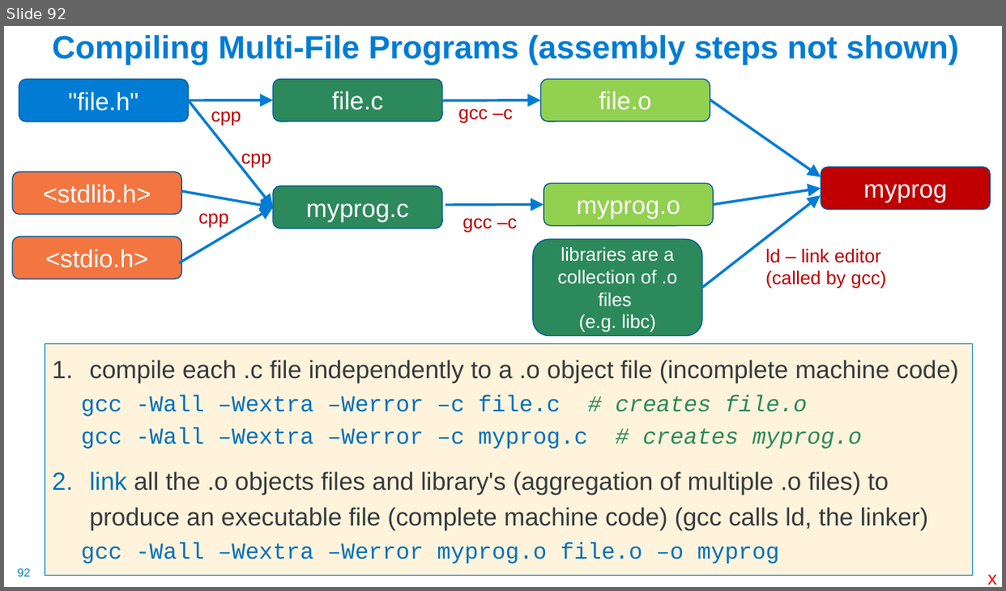
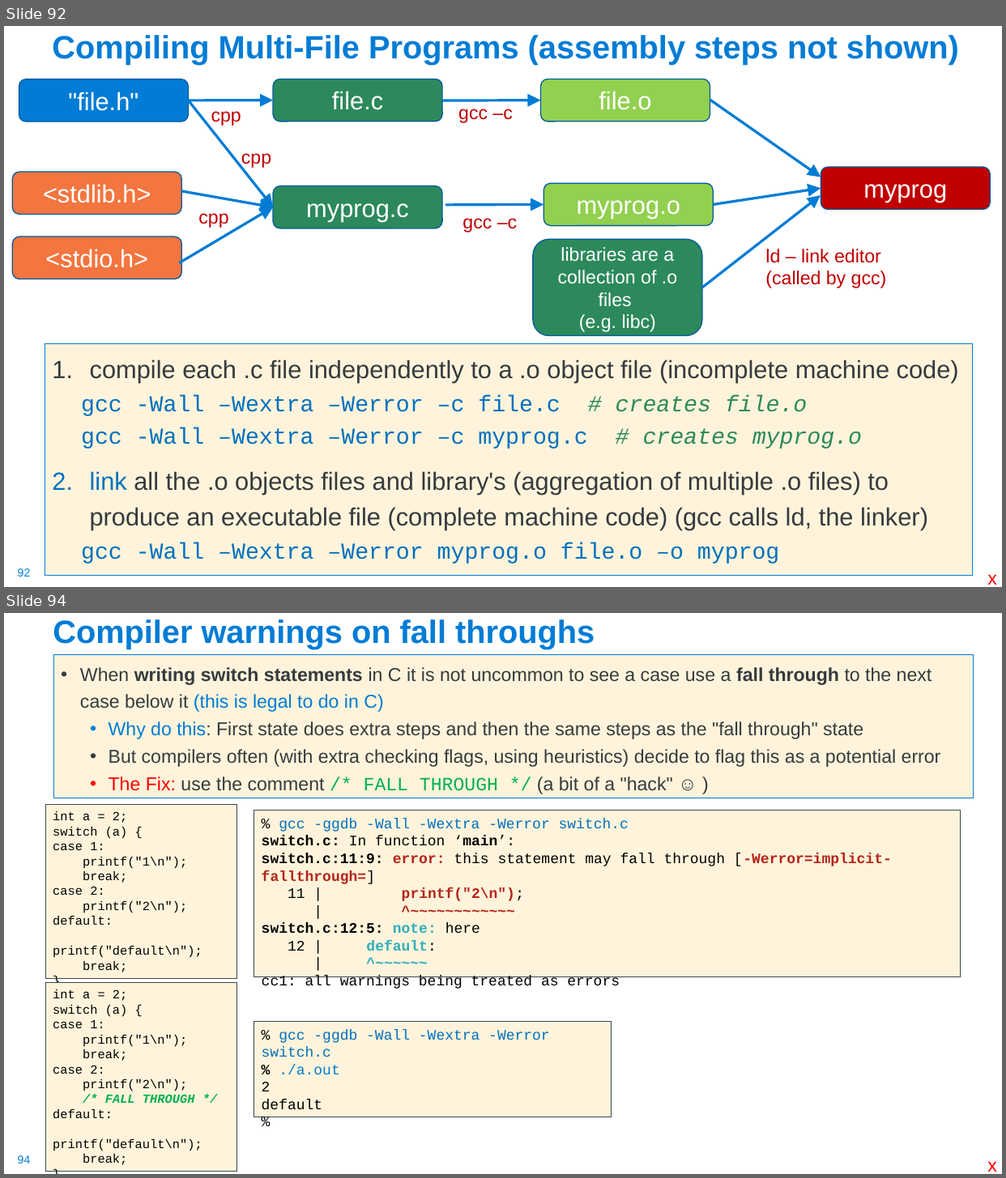
Before and after one commit to cse30-sp24/Muller-Slides, a slide deck: 01-C-Part1.pptx. Shown one above the other, each under a label of ours: slide 92 before the commit, slides 92 and 94 after it; the slides between them are not shown. The pictures are 1006x591 and 1006x1178 pixels, drawn with LibreOffice and Linux fonts; fonts in the diff are those of the drawing. Boxes give left, top, right and bottom in pixels: in the first picture for what was removed or moved away, otherwise in the second. Text is boxed around its words. In the diff, an @@ line names an element or a change of style, - is before the commit and + after.

```diff
--- a/01-C-Part1.pptx
+++ b/01-C-Part1.pptx
@@ slide 94 added at bbox=[4, 613, 1002, 1174], background #FFFFFF; not listed: 1 template element that a slide beside it also shows @@
@@ title added at bbox=[53, 619, 594, 649], 31 pt, text #007CD5, bold @@
+Compiler warnings on fall throughs
@@ text added at bbox=[53, 654, 974, 798], fill #FFF4DB, outline #007CD5 0.75 pt, 18 pt, text #363B3E @@
+• When writing switch statements in C it is not uncommon to see a case use a fall through to the next case below it (this is legal to do in C)
+  • Why do this: First state does extra steps and then the same steps as the "fall through" state
+  • But compilers often (with extra checking flags, using heuristics) decide to flag this as a potential error
+  • The Fix: use the comment /* FALL THROUGH */ (a bit of a "hack" ☺ )
@@ rectangle added at bbox=[45, 805, 236, 978], fill #FFF4DB, outline #384851 0.75 pt, 12 pt, text #000000 @@
+int a = 2;
+switch (a) {
+case 1:
+printf("1\n");
+break;
+case 2:
+printf("2\n");
+default:
+printf("default\n");
+break;
+}
@@ rectangle added at bbox=[254, 811, 961, 977], fill #FFF4DB, outline #384851 0.75 pt, 14 pt, text #000000 @@
+% gcc -ggdb -Wall -Wextra -Werror switch.c
+switch.c: In function ‘main’:
+switch.c:11:9: error: this statement may fall through [-Werror=implicit-fallthrough=]
+11 | printf("2\n");
+| ^~~~~~~~~~~~~
+switch.c:12:5: note: here
+12 | default:
+| ^~~~~~~
+cc1: all warnings being treated as errors
@@ rectangle added at bbox=[45, 983, 236, 1171], fill #FFF4DB, outline #384851 0.75 pt, 12 pt, text #000000 @@
+int a = 2;
+switch (a) {
+case 1:
+printf("1\n");
+break;
+case 2:
+printf("2\n");
+/* FALL THROUGH */
+default:
+printf("default\n");
+break;
+}
@@ rectangle added at bbox=[254, 1022, 612, 1118], fill #FFF4DB, outline #384851 0.75 pt, 14 pt, text #0070C0 @@
+% gcc -ggdb -Wall -Wextra -Werror switch.c
+% ./a.out
+2
+default
+%
@@ text added at bbox=[987, 1161, 997, 1172], 18 pt, text #FF0000 @@
+x
```
Also in this commit, not shown: 3 slides changed, 9 other slides added, 3 other files.
